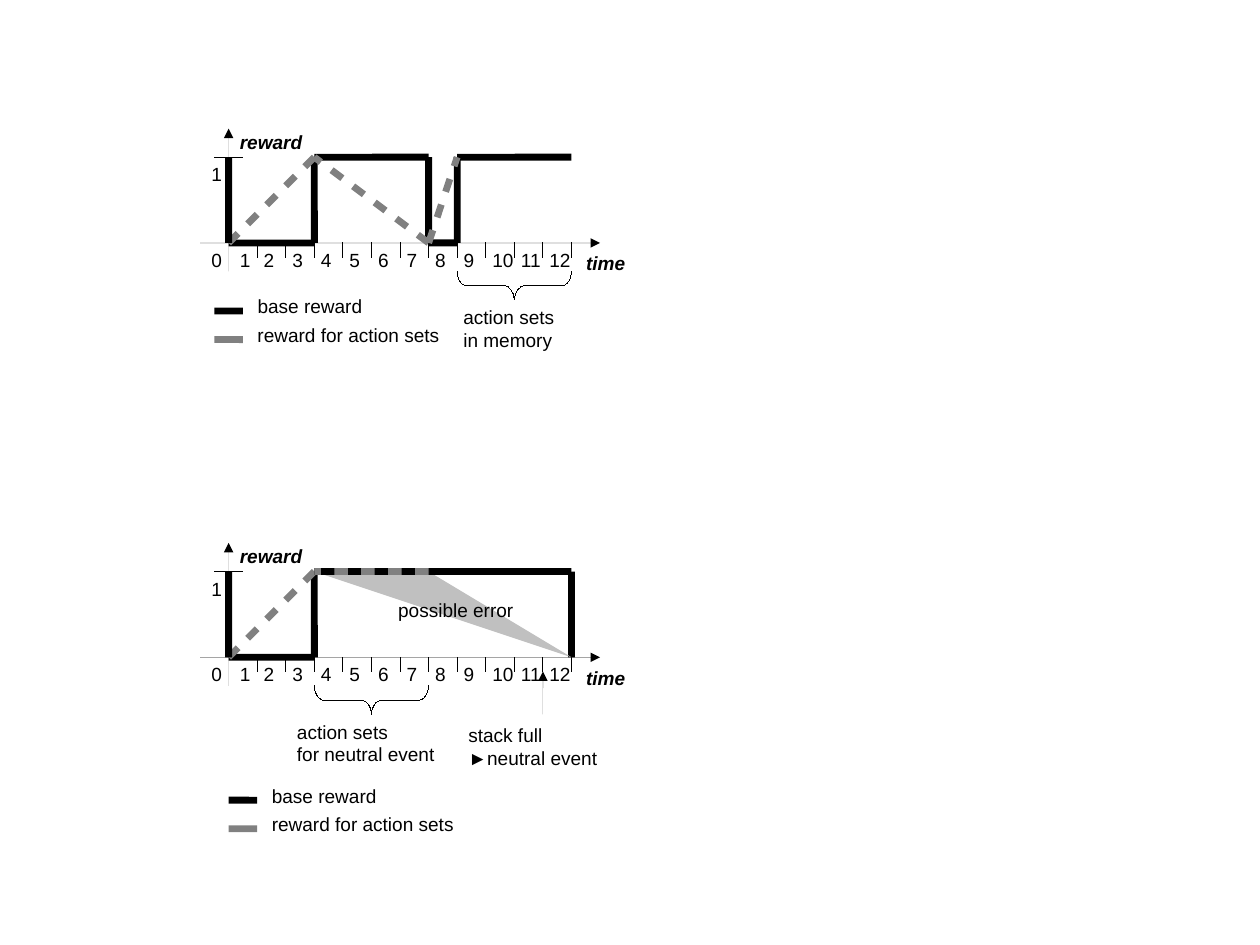
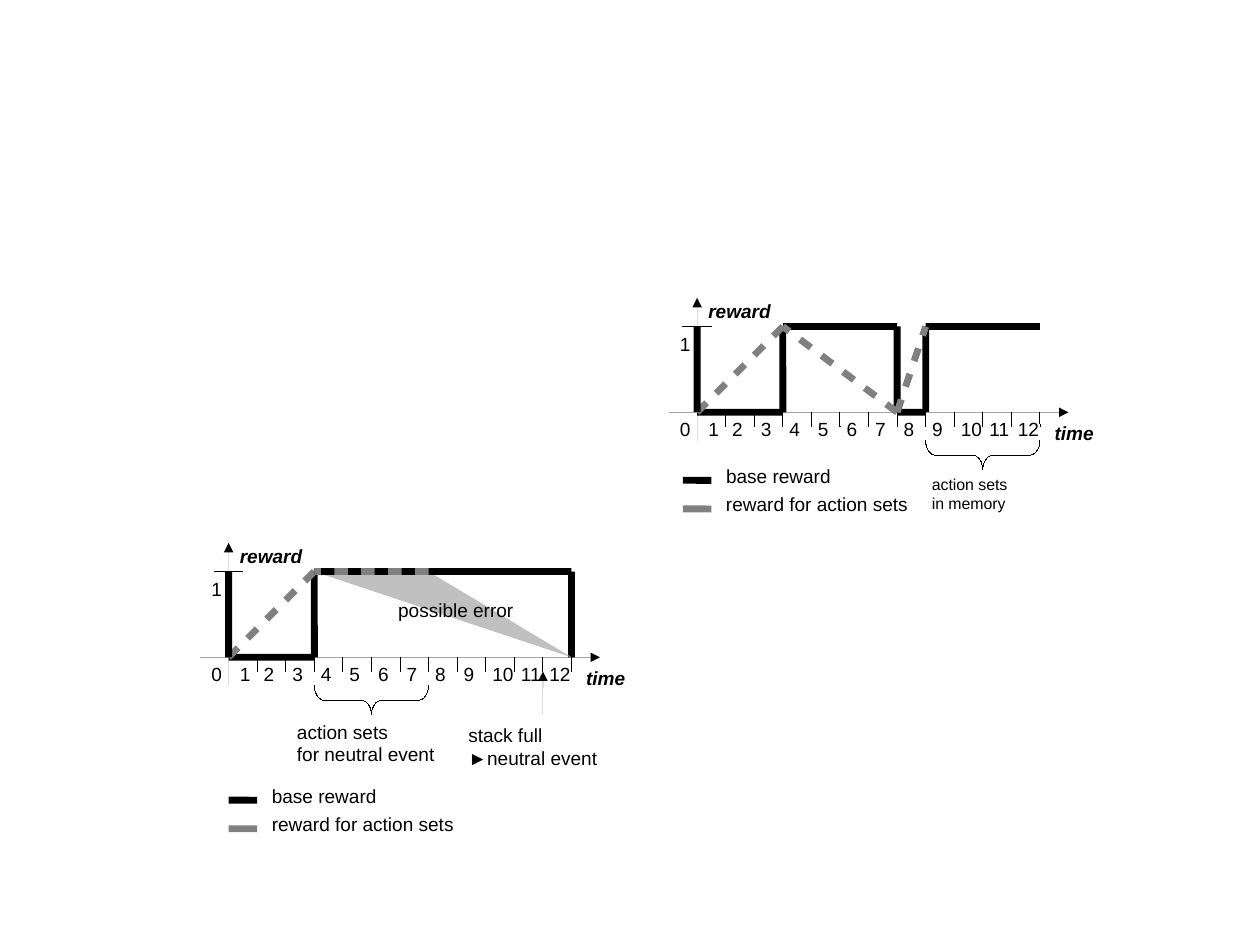
Before and after one commit to ClemensLode/GECCO-XCS-paper, a slide deck: slide 3 of graphics/paper_graphics.odp (slide 2 before the commit). Drawn at 1260x945 pixels with LibreOffice and Linux fonts; fonts in the diff are those of the drawing. Boxes give left, top, right and bottom in pixels: in the first picture for what was removed or moved away, otherwise in the second. Text is boxed around its words. In the diff, an @@ line names an element or a change of style, - is before the commit and + after.

```diff
--- a/graphics/paper_graphics.odp
+++ b/graphics/paper_graphics.odp
@@ rectangle added at [672, 292, 1101, 543], fill #FFFFFF @@
@@ 26 lines, 18 texts, 2 arrows, 1 freeform shape: place and size @@
-26 lines, 18 texts, 2 arrows, 1 freeform shape at [200, 129, 625, 343]
+26 lines, 18 texts, 2 arrows, 1 freeform shape at [669, 298, 1094, 512]
@@ text "action sets": place and size @@
-text "action sets" at [463, 310, 554, 351]
+text "action sets" at [932, 478, 1007, 513]
@@ text "action sets" at [932, 478, 1007, 513]: size 12 to 10 pt @@
```
Also in this commit, not shown: 4 other slides changed, 1 slide added, 1 slide removed, 34 other files.
